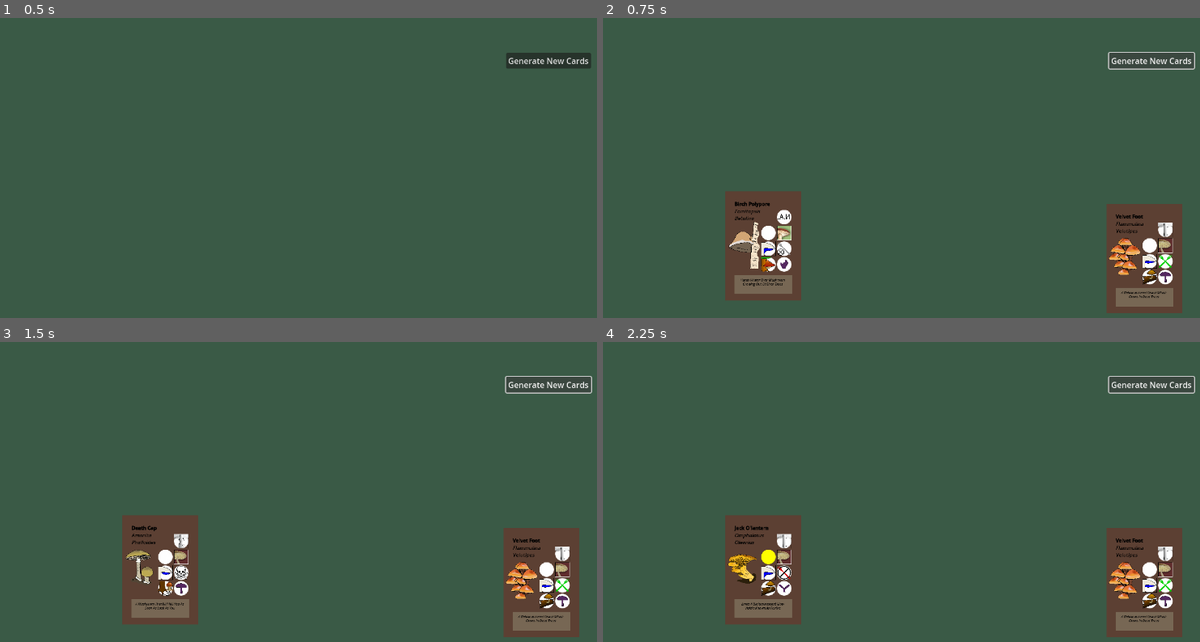
Above: before the commit, frames 1-4 (two rows, left to right).
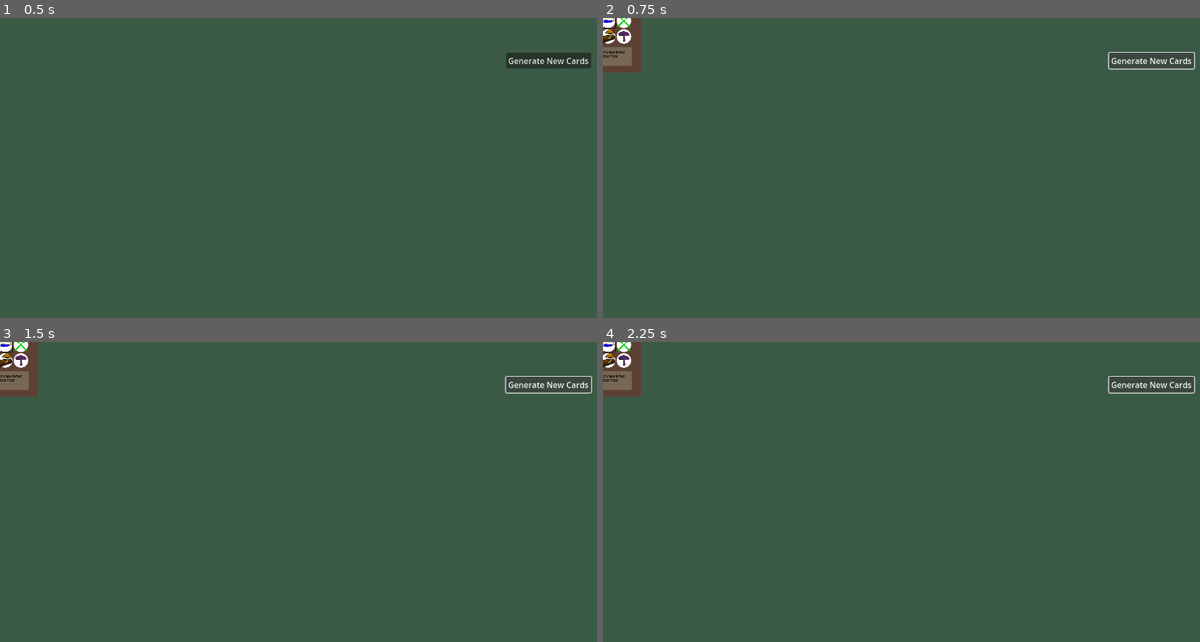
Above: after the commit, the same moments.

Repository: cyschneck/enoki-dokie
Game: Godot game, scene res://scenes/main.tscn
Two runs of this game, one before a commit and one after it. Both use one fixed random seed, a clock stepped at 60 frames per second and the inputs below.
Inputs:
- Up to frame 1 (0.5 s): no input
- Up to frame 2 (0.75 s): click "Generate New Cards" at 0.5 s
- Up to frame 3 (1.5 s): click "Generate New Cards" at 1.25 s
- Up to frame 4 (2.25 s): click "Generate New Cards" at 2 s

Frame 1 is identical in both runs. In frame 2, 10% of the frame differs, in the area x 0-98%, y 0-99%; in frame 3, 10%; in frame 4, 10%.

Commit message:
set deck/hand (0,0), fix card dragging

Diff:
--- a/enoki-dokie/scenes/main.tscn
+++ b/enoki-dokie/scenes/main.tscn
@@ -20,7 +20,6 @@
 
 [node name="Hand" type="Node2D" parent="CardManager"]
 unique_name_in_owner = true
-position = Vector2(317, 451)
 script = ExtResource("2_0v8r3")
 
 [node name="DeathCap" parent="CardManager/Hand" instance=ExtResource("1_6cfgi")]
@@ -44,7 +43,6 @@
 
 [node name="Deck" type="Node2D" parent="CardManager"]
 unique_name_in_owner = true
-position = Vector2(1071, 476)
 script = ExtResource("2_yqnmy")
 
 [node name="DeathCap" parent="CardManager/Deck" instance=ExtResource("1_6cfgi")]
--- a/enoki-dokie/scripts/card_manager.gd
+++ b/enoki-dokie/scripts/card_manager.gd
@@ -12,12 +12,13 @@
 func _process(_delta: float) -> void:
 	if card_being_dragged:
 		#var mouse_position = to_local(get_global_mouse_position())
-		var mouse_position = get_viewport().get_mouse_position()
+		var mouse_position = to_local(get_viewport().get_mouse_position())
 		card_being_dragged.position = mouse_position
 
 ## CARD INTERACTION
 func _input(event):
 	if event is InputEventMouseButton and event.button_index == MOUSE_BUTTON_LEFT:
+		#event = make_input_local(event)
 		if event.pressed:
 			# prsesed
 			var card = raycast_check_for_card()
